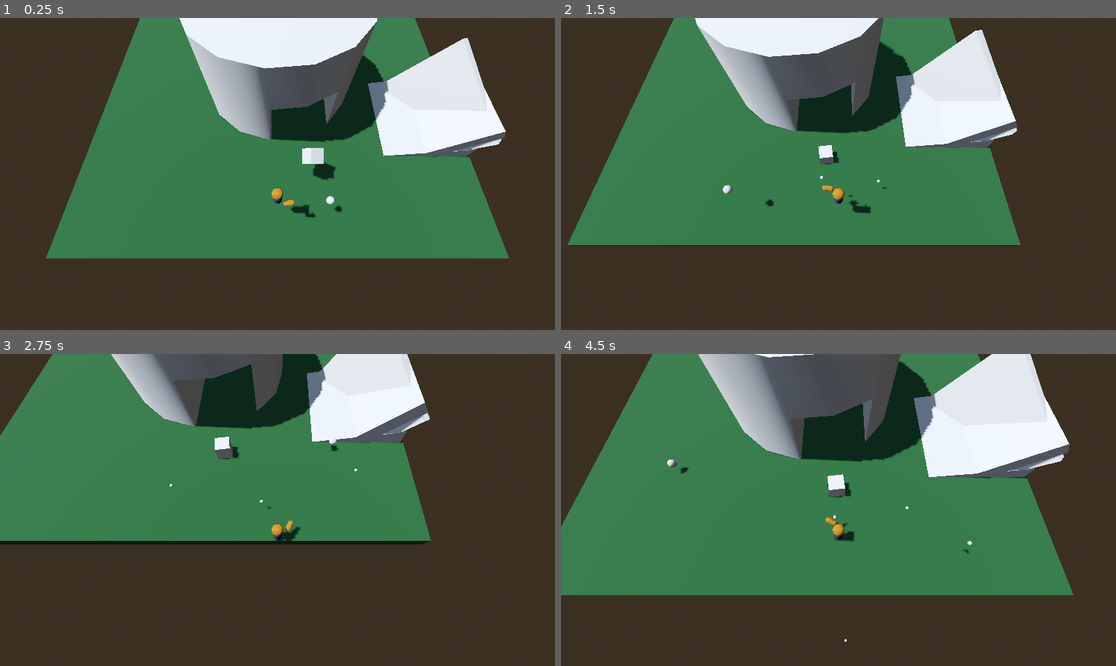
Above: before the commit, frames 1-4 (two rows, left to right).
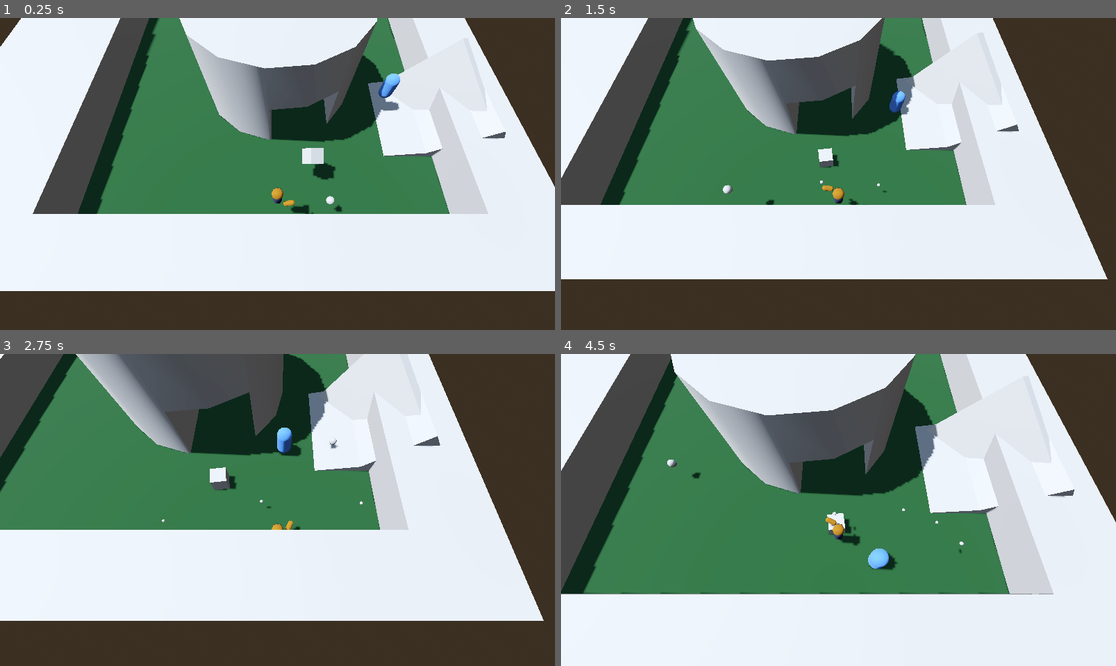
Above: after the commit, the same moments.

Repository: unblinky/twin-time
Game: Godot game, scene res://Main/Main.tscn
Same seed, same stepped clock (60 frames per second), same inputs: the game is played once before the commit and once after it.
Inputs (mouse positions are in pixels of both pictures, inside the frame that each line leads up to):
- Up to frame 1 (0.25 s): no input
- Up to frame 2 (1.5 s): move the mouse to (960, 158) at 0.52 s; hold D (move_right) 0.53-1.28 s; click (960, 158) at 0.6 s; tap Space (jump) at 0.77 s; move the mouse to (727, 189) at 1.27 s; hold S (move_back) from 1.28 s (still down); click (727, 189) at 1.35 s
- Up to frame 3 (2.75 s): tap Space (jump) at 1.52 s; move the mouse to (333, 441) at 2.02 s; release S (move_back) at 2.03 s; hold D (move_right) from 2.03 s (still down); click (333, 441) at 2.1 s
- Up to frame 4 (4.5 s): move the mouse to (810, 572) at 2.77 s; release D (move_right) at 2.78 s; hold W (move_forward) 2.78-3.53 s; click (810, 572) at 2.85 s; tap Space (jump) at 3.02, 3.77 s; move the mouse to (1005, 556) at 3.52 s; hold A (move_left) from 3.53 s (still down); click (1005, 556) at 3.6 s; move the mouse to (672, 463) at 4.27 s; click (672, 463) at 4.35 s

The runs differ from the first frame. In frame 1, 47% of the frame differs, in the area x 0-100%, y 0-88%; in frame 2, 41%; in frame 3, 48%; in frame 4, 61%, in the area x 0-100%, y 0-100%.

Commit message:
Mob converted to CharacterBody3D. Seeks player... in an odd way.

Diff:
--- a/Code/Level/Level.tscn
+++ b/Code/Level/Level.tscn
@@ -25,3 +25,15 @@
 transform = Transform3D(0.49551, -0.770682, 0.400648, 0.847021, 0.326547, -0.41943, 0.192417, 0.547189, 0.814592, 12.3904, 0.787513, 3.84997)
 use_collision = true
 size = Vector3(6.42651, 1, 7.46045)
+
+[node name="CSGCombiner3D" type="CSGCombiner3D" parent="."]
+use_collision = true
+
+[node name="CSGBox3D" type="CSGBox3D" parent="CSGCombiner3D"]
+transform = Transform3D(1, 0, 0, 0, 1, 0, 0, 0, 1, -3.0752, -2.74188, -0.844635)
+size = Vector3(39.5059, 10.7111, 34.6075)
+
+[node name="CSGBox3D2" type="CSGBox3D" parent="CSGCombiner3D"]
+transform = Transform3D(1, 0, 0, 0, 1, 0, 0, 0, 1, -0.969574, 1.45556, -1.20075)
+operation = 2
+size = Vector3(26.0541, 10.7111, 27.6051)
--- a/Code/Main/Main.tscn
+++ b/Code/Main/Main.tscn
@@ -44,5 +44,5 @@
 transform = Transform3D(0.897674, 0.44066, -1.31327e-08, -0.40015, 0.815151, -0.418818, -0.184556, 0.375962, 0.90807, 2.30987, 2.64326, 8.795)
 
 [node name="Mob" parent="." node_paths=PackedStringArray("player") instance=ExtResource("5_6aewd")]
-transform = Transform3D(1, 0, 0, 0, 1, 0, 0, 0, 1, 8.38727, 0, -13.6913)
+transform = Transform3D(1, 0, 0, 0, 1, 0, 0, 0, 1, 8.49142, 2.6853, 2.8577)
 player = NodePath("../Player")
--- a/Code/Mob/Mob.gd
+++ b/Code/Mob/Mob.gd
@@ -1,7 +1,12 @@
-extends Area3D
+extends CharacterBody3D
 class_name Mob
 
 @export var player: Player
 
-func _process(delta: float) -> void:
-	position = position.move_toward(player.position, delta)
+func _physics_process(delta: float) -> void:
+	# Add the gravity.
+	if not is_on_floor():
+		velocity += get_gravity() * delta
+
+	velocity += position.direction_to(player.position) * delta
+	move_and_slide()
--- a/Code/Mob/Mob.tscn
+++ b/Code/Mob/Mob.tscn
@@ -9,7 +9,7 @@
 
 [sub_resource type="CapsuleMesh" id="CapsuleMesh_3l14s"]
 
-[node name="Mob" type="Area3D"]
+[node name="Mob" type="CharacterBody3D"]
 script = ExtResource("1_nyfkj")
 
 [node name="CollisionShape3D" type="CollisionShape3D" parent="."]
--- a/Code/Player/Player.gd
+++ b/Code/Player/Player.gd
@@ -35,7 +35,6 @@
 	var direction = Vector2.from_angle(pivot.rotation.y)
 	#print(direction)
 	grenade.apply_impulse(Vector3(-direction.y, 1, -direction.x) * grenade.countdown_length)
-
 
 func OnHover(_camera, _event, event_position, _normal, _shape_idx):
 	target.position = event_position - position
